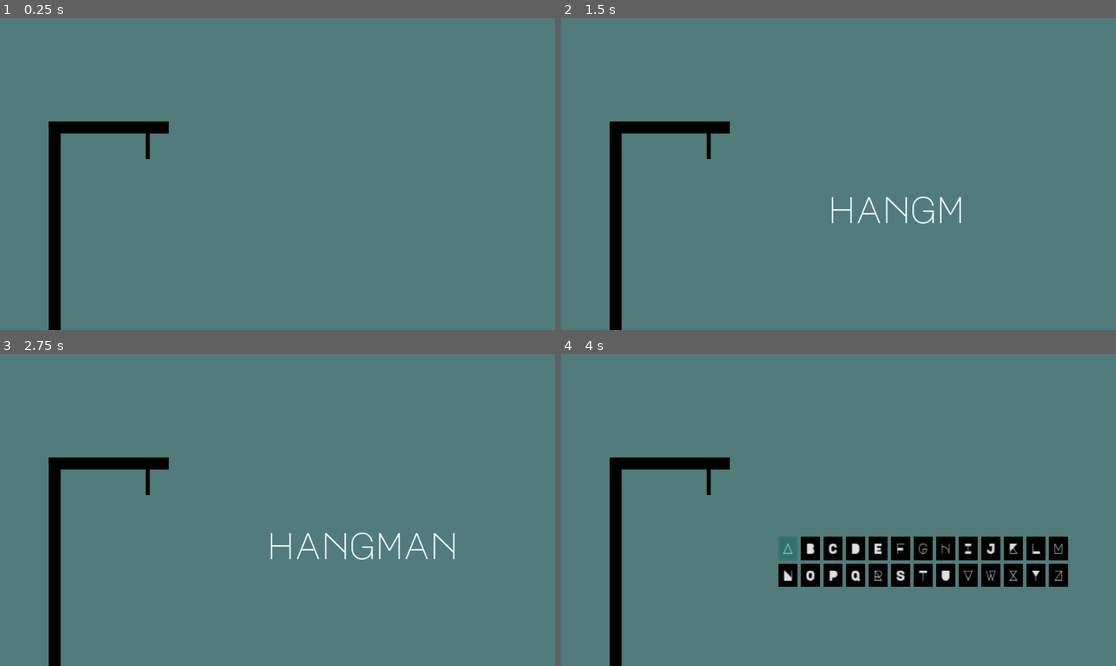
Above: before the commit, frames 1-4 (two rows, left to right).
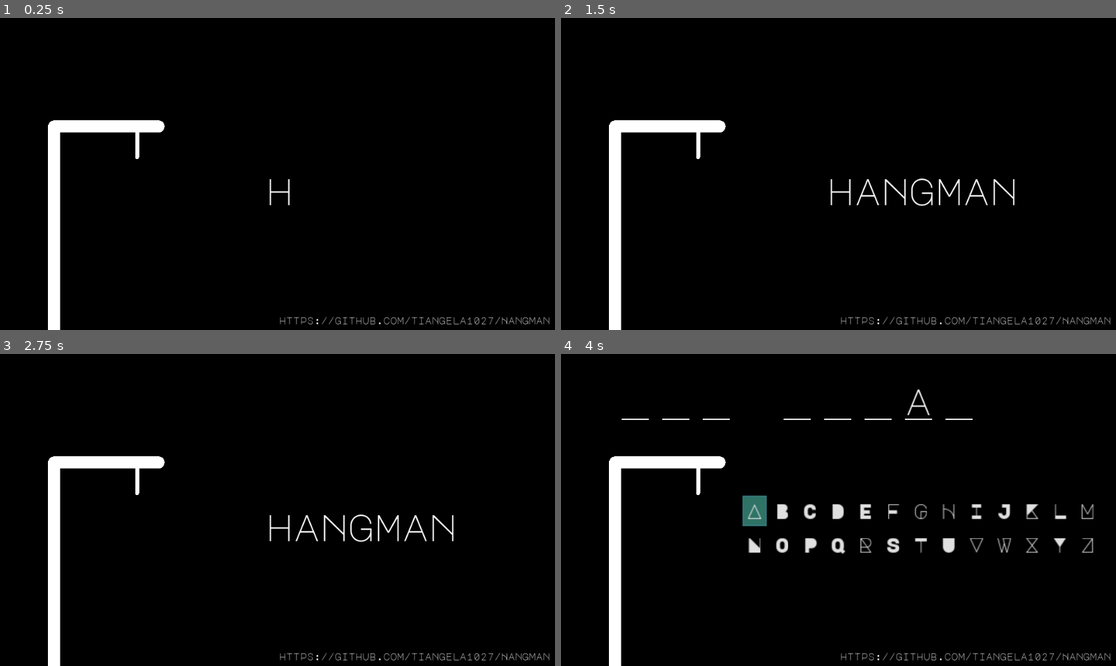
Above: after the commit, the same moments.

Repository: krosze/Hangman
Game: Godot game, scene res://scenes/main.tscn
Two runs of this game, one before a commit and one after it. Both use one fixed random seed, a clock stepped at 60 frames per second and the inputs below.
Inputs:
- Up to frame 1 (0.25 s): no input
- Up to frame 2 (1.5 s): no input
- Up to frame 3 (2.75 s): no input
- Up to frame 4 (4 s): tap Enter at 2.75 s; click "A" at 3.5 s

The runs differ from the first frame. In frame 1, 100% of the frame differs, in the area x 0-100%, y 0-100%; in frame 2, 100%; in frame 3, 100%; in frame 4, 95%.
Error before the commit: Parse Error: Variable "i" already defined in the scope (at line 46). (res://scenes/word.gd:48)

Commit message:
Updated version
- altered the appearance
- allowed for the input to be multiple words (ie. a phrase) with a character limit of 11 (including spaces)
- randomized an array of words so that gameplay is somewhat more exciting (refer to word.gd)

Diff:
--- a/scenes/game.tscn
+++ b/scenes/game.tscn
@@ -5,65 +5,85 @@
 [ext_resource path="res://scenes/menu.tscn" type="PackedScene" id=3]
 [ext_resource path="res://scenes/person.tscn" type="PackedScene" id=4]
 
-[node name="interactive" type="Node2D" index="0"]
+[node name="interactive" type="Node2D"]
 
 script = ExtResource( 1 )
 _sections_unfolded = [ "Material", "Pause", "Visibility" ]
 
 [node name="word" type="Node2D" parent="." index="0"]
 
-editor/display_folded = true
 script = ExtResource( 2 )
-input = "sweet"
+input = "godot is"
 
 [node name="start" type="Position2D" parent="word" index="0"]
 
-position = Vector2( 81.2945, 117.373 )
+position = Vector2( 104.633, 112.391 )
 
 [node name="alphabet" parent="." index="1" instance=ExtResource( 3 )]
 
 editor/display_folded = true
-margin_left = 376.0
-margin_top = 316.0
-margin_right = 736.0
-margin_bottom = 366.0
+margin_left = 314.0
+margin_top = 245.0
+margin_right = 726.0
+margin_bottom = 321.0
+
+[node name="VBoxContainer" parent="alphabet" index="0"]
+
+margin_bottom = 76.0
+
+[node name="VBoxContainer2" parent="alphabet" index="1"]
+
+margin_bottom = 76.0
+
+[node name="VBoxContainer3" parent="alphabet" index="2"]
+
+margin_bottom = 76.0
 
 [node name="Button" parent="alphabet/VBoxContainer3" index="0"]
 
 editor/display_folded = true
 
+[node name="VBoxContainer4" parent="alphabet" index="3"]
+
+margin_bottom = 76.0
+
+[node name="VBoxContainer5" parent="alphabet" index="4"]
+
+margin_bottom = 76.0
+
+[node name="VBoxContainer6" parent="alphabet" index="5"]
+
+margin_bottom = 76.0
+
+[node name="VBoxContainer7" parent="alphabet" index="6"]
+
+margin_bottom = 76.0
+
+[node name="VBoxContainer8" parent="alphabet" index="7"]
+
+margin_bottom = 76.0
+
+[node name="VBoxContainer9" parent="alphabet" index="8"]
+
+margin_bottom = 76.0
+
+[node name="VBoxContainer10" parent="alphabet" index="9"]
+
+margin_bottom = 76.0
+
+[node name="VBoxContainer11" parent="alphabet" index="10"]
+
+margin_bottom = 76.0
+
+[node name="VBoxContainer12" parent="alphabet" index="11"]
+
+margin_bottom = 76.0
+
+[node name="VBoxContainer13" parent="alphabet" index="12"]
+
+margin_bottom = 76.0
+
 [node name="hangman" parent="." index="2" instance=ExtResource( 4 )]
-
-[node name="torso" parent="hangman/person" index="0"]
-
-visible = false
-_sections_unfolded = [ "Visibility" ]
-
-[node name="left_arm" parent="hangman/person" index="1"]
-
-visible = false
-_sections_unfolded = [ "Visibility" ]
-
-[node name="right_leg" parent="hangman/person" index="2"]
-
-visible = false
-
-[node name="left_leg" parent="hangman/person" index="3"]
-
-visible = false
-
-[node name="right_arm" parent="hangman/person" index="4"]
-
-visible = false
-
-[node name="head" parent="hangman/person" index="5"]
-
-visible = false
-_sections_unfolded = [ "Visibility" ]
-
-[node name="head_pos" parent="hangman/person/head" index="0"]
-
-visible = false
 
 [connection signal="reset" from="." to="word" method="_on_game_reset"]
 
@@ -125,4 +145,3 @@
 
 
 [editable path="alphabet"]
-[editable path="hangman"]
--- a/scenes/main.tscn
+++ b/scenes/main.tscn
@@ -31,7 +31,23 @@
 "values": [ 0.0, 1.0 ]
 }
 
-[node name="ui" type="CanvasLayer"]
+[sub_resource type="DynamicFont" id=3]
+
+size = 60
+use_mipmaps = false
+use_filter = false
+font_data = ExtResource( 3 )
+_sections_unfolded = [ "Font", "Settings" ]
+
+[sub_resource type="DynamicFont" id=4]
+
+size = 16
+use_mipmaps = true
+use_filter = true
+font_data = ExtResource( 3 )
+_sections_unfolded = [ "Font", "Settings" ]
+
+[node name="ui" type="CanvasLayer" index="0"]
 
 layer = 0
 offset = Vector2( 0, 0 )
@@ -45,7 +61,7 @@
 
 polygon = PoolVector2Array( -1.84277, -4.75256, 959.831, -1.23639, 961.589, 542.012, -0.0846558, 543.771 )
 uv = PoolVector2Array(  )
-color = Color( 0.320435, 0.488281, 0.484347, 1 )
+color = Color( 0, 0, 0, 1 )
 vertex_colors = PoolColorArray(  )
 offset = Vector2( 0, 0 )
 antialiased = false
@@ -65,10 +81,10 @@
 anchor_top = 0.0
 anchor_right = 0.0
 anchor_bottom = 0.0
-margin_left = 350.0
-margin_top = 230.0
-margin_right = 903.0
-margin_bottom = 430.0
+margin_left = 348.0
+margin_top = 194.0
+margin_right = 901.0
+margin_bottom = 404.0
 rect_pivot_offset = Vector2( 0, 0 )
 rect_clip_content = false
 mouse_filter = 2
@@ -79,10 +95,10 @@
 text = "play again?"
 align = 1
 valign = 1
-percent_visible = 1.0
+percent_visible = 0.0
 lines_skipped = 0
 max_lines_visible = -1
-_sections_unfolded = [ "Pause", "Visibility", "custom_fonts" ]
+_sections_unfolded = [ "Mouse", "Pause", "Rect", "Visibility", "custom_fonts" ]
 
 [node name="anim" type="AnimationPlayer" parent="." index="3"]
 
@@ -91,7 +107,7 @@
 autoplay = ""
 playback_process_mode = 0
 playback_default_blend_time = 0.0
-playback_speed = 0.5
+playback_speed = 1.0
 anims/text_anim = SubResource( 2 )
 blend_times = [  ]
 _sections_unfolded = [ "Pause", "Playback Options" ]
@@ -112,26 +128,16 @@
 one_shot = true
 autostart = false
 
-[node name="restart" type="CanvasLayer" parent="." index="6"]
-
-pause_mode = 2
-layer = 1
-offset = Vector2( 0, 0 )
-rotation = 0.0
-scale = Vector2( 1, 1 )
-transform = Transform2D( 1, 0, 0, 1, 0, 0 )
-_sections_unfolded = [ "Pause" ]
-
-[node name="play_button" type="TextureButton" parent="restart" index="0"]
+[node name="play_button" type="Button" parent="." index="6"]
 
 anchor_left = 0.0
 anchor_top = 0.0
 anchor_right = 0.0
 anchor_bottom = 0.0
-margin_left = 376.0
-margin_top = 308.0
-margin_right = 880.0
-margin_bottom = 361.0
+margin_left = 361.0
+margin_top = 256.0
+margin_right = 890.0
+margin_bottom = 327.0
 rect_pivot_offset = Vector2( 0, 0 )
 rect_clip_content = false
 focus_mode = 2
@@ -139,17 +145,43 @@
 mouse_default_cursor_shape = 0
 size_flags_horizontal = 1
 size_flags_vertical = 1
-disabled = true
+custom_fonts/font = SubResource( 3 )
+custom_colors/font_color_hover = Color( 0.337875, 0.714844, 0.714844, 1 )
 toggle_mode = false
-action_mode = 0
 enabled_focus_mode = 2
 shortcut = null
 group = null
-_sections_unfolded = [ "Anchor", "Focus", "Margin", "Mouse", "Pause", "Textures", "Visibility" ]
+text = "play again?"
+flat = true
+align = 1
+_sections_unfolded = [ "Focus", "Mouse", "Visibility", "custom_colors", "custom_fonts" ]
+
+[node name="Label" type="Label" parent="." index="7"]
+
+anchor_left = 0.0
+anchor_top = 0.0
+anchor_right = 0.0
+anchor_bottom = 0.0
+margin_left = 483.0
+margin_top = 515.0
+margin_right = 951.0
+margin_bottom = 532.0
+rect_pivot_offset = Vector2( 0, 0 )
+rect_clip_content = false
+mouse_filter = 2
+mouse_default_cursor_shape = 0
+size_flags_horizontal = 1
+size_flags_vertical = 4
+custom_fonts/font = SubResource( 4 )
+text = "https://github.com/tiangela1027/Hangman"
+percent_visible = 1.0
+lines_skipped = 0
+max_lines_visible = -1
+_sections_unfolded = [ "custom_fonts" ]
+
+[connection signal="start_over" from="." to="game" method="_on_ui_start_over"]
 
 [connection signal="start_over" from="." to="game" method="_on_game_reset"]
-
-[connection signal="start_over" from="." to="game" method="_on_ui_start_over"]
 
 [connection signal="game_over" from="game" to="." method="_on_interactive_game_over"]
 
@@ -159,4 +191,4 @@
 
 [connection signal="timeout" from="end_timer" to="." method="_on_end_timer_timeout"]
 
-[connection signal="button_down" from="restart/play_button" to="." method="_on_play_button_down"]
+[connection signal="pressed" from="play_button" to="." method="_on_play_button_down"]
--- a/scenes/menu.tscn
+++ b/scenes/menu.tscn
@@ -6,7 +6,7 @@
 
 [sub_resource type="DynamicFont" id=1]
 
-size = 16
+size = 24
 use_mipmaps = true
 use_filter = true
 font_data = ExtResource( 1 )
@@ -23,8 +23,8 @@
 anchor_top = 0.0
 anchor_right = 0.0
 anchor_bottom = 0.0
-margin_right = 360.0
-margin_bottom = 50.0
+margin_right = 412.0
+margin_bottom = 74.0
 rect_scale = Vector2( 1.5, 1.5 )
 rect_pivot_offset = Vector2( 0, 0 )
 rect_clip_content = false
@@ -45,8 +45,8 @@
 anchor_top = 0.0
 anchor_right = 0.0
 anchor_bottom = 0.0
-margin_right = 22.0
-margin_bottom = 58.0
+margin_right = 28.0
+margin_bottom = 74.0
 rect_pivot_offset = Vector2( 0, 0 )
 rect_clip_content = false
 mouse_filter = 1
@@ -61,8 +61,8 @@
 anchor_top = 0.0
 anchor_right = 0.0
 anchor_bottom = 0.0
-margin_right = 22.0
-margin_bottom = 27.0
+margin_right = 28.0
+margin_bottom = 35.0
 rect_pivot_offset = Vector2( 0, 0 )
 rect_clip_content = false
 focus_mode = 2
@@ -87,9 +87,9 @@
 anchor_top = 0.0
 anchor_right = 0.0
 anchor_bottom = 0.0
-margin_top = 31.0
-margin_right = 22.0
-margin_bottom = 58.0
+margin_top = 39.0
+margin_right = 28.0
+margin_bottom = 74.0
 rect_pivot_offset = Vector2( 0, 0 )
 rect_clip_content = false
 focus_mode = 2
@@ -114,9 +114,9 @@
 anchor_top = 0.0
 anchor_right = 0.0
 anchor_bottom = 0.0
-margin_left = 26.0
-margin_right = 48.0
-margin_bottom = 58.0
+margin_left = 32.0
+margin_right = 60.0
+margin_bottom = 74.0
 rect_pivot_offset = Vector2( 0, 0 )
 rect_clip_content = false
 mouse_filter = 1
@@ -131,8 +131,8 @@
 anchor_top = 0.0
 anchor_right = 0.0
 anchor_bottom = 0.0
-margin_right = 22.0
-margin_bottom = 27.0
+margin_right = 28.0
+margin_bottom = 35.0
 rect_pivot_offset = Vector2( 0, 0 )
 rect_clip_content = false
 focus_mode = 2
@@ -157,9 +157,9 @@
 anchor_top = 0.0
 anchor_right = 0.0
 anchor_bottom = 0.0
-margin_top = 31.0
-margin_right = 22.0
-margin_bottom = 58.0
+margin_top = 39.0
+margin_right = 28.0
+margin_bottom = 74.0
 rect_pivot_offset = Vector2( 0, 0 )
 rect_clip_content = false
 focus_mode = 2
@@ -184,9 +184,9 @@
 anchor_top = 0.0
 anchor_right = 0.0
 anchor_bottom = 0.0
-margin_left = 52.0
-margin_right = 74.0
-margin_bottom = 58.0
+margin_left = 64.0
+margin_right = 92.0
+margin_bottom = 74.0
 rect_pivot_offset = Vector2( 0, 0 )
 rect_clip_content = false
 mouse_filter = 1
@@ -201,8 +201,8 @@
 anchor_top = 0.0
 anchor_right = 0.0
 anchor_bottom = 0.0
-margin_right = 22.0
-margin_bottom = 27.0
+margin_right = 28.0
+margin_bottom = 35.0
 rect_pivot_offset = Vector2( 0, 0 )
 rect_clip_content = false
 focus_mode = 2
@@ -227,9 +227,9 @@
 anchor_top = 0.0
 anchor_right = 0.0
 anchor_bottom = 0.0
-margin_top = 31.0
-margin_right = 22.0
-margin_bottom = 58.0
+margin_top = 39.0
+margin_right = 28.0
+margin_bottom = 74.0
 rect_pivot_offset = Vector2( 0, 0 )
 rect_clip_content = false
 focus_mode = 2
@@ -254,9 +254,9 @@
 anchor_top = 0.0
 anchor_right = 0.0
 anchor_bottom = 0.0
-margin_left = 78.0
-margin_right = 100.0
-margin_bottom = 58.0
+margin_left = 96.0
+margin_right = 124.0
+margin_bottom = 74.0
 rect_pivot_offset = Vector2( 0, 0 )
 rect_clip_content = false
 mouse_filter = 1
@@ -271,8 +271,8 @@
 anchor_top = 0.0
 anchor_right = 0.0
 anchor_bottom = 0.0
-margin_right = 22.0
-margin_bottom = 27.0
+margin_right = 28.0
+margin_bottom = 35.0
 rect_pivot_offset = Vector2( 0, 0 )
 rect_clip_content = false
 focus_mode = 2
@@ -297,9 +297,9 @@
 anchor_top = 0.0
 anchor_right = 0.0
 anchor_bottom = 0.0
-margin_top = 31.0
-margin_right = 22.0
-margin_bottom = 58.0
+margin_top = 39.0
+margin_right = 28.0
+margin_bottom = 74.0
 rect_pivot_offset = Vector2( 0, 0 )
 rect_clip_content = false
 focus_mode = 2
@@ -324,9 +324,9 @@
 anchor_top = 0.0
 anchor_right = 0.0
 anchor_bottom = 0.0
-margin_left = 104.0
-margin_right = 126.0
-margin_bottom = 58.0
+margin_left = 128.0
+margin_right = 156.0
+margin_bottom = 74.0
 rect_pivot_offset = Vector2( 0, 0 )
 rect_clip_content = false
 mouse_filter = 1
@@ -341,8 +341,8 @@
 anchor_top = 0.0
 anchor_right = 0.0
 anchor_bottom = 0.0
-margin_right = 22.0
-margin_bottom = 27.0
+margin_right = 28.0
+margin_bottom = 35.0
 rect_pivot_offset = Vector2( 0, 0 )
 rect_clip_content = false
 focus_mode = 2
@@ -367,9 +367,9 @@
 anchor_top = 0.0
 anchor_right = 0.0
 anchor_bottom = 0.0
-margin_top = 31.0
-margin_right = 22.0
-margin_bottom = 58.0
+margin_top = 39.0
+margin_right = 28.0
+margin_bottom = 74.0
 rect_pivot_offset = Vector2( 0, 0 )
 rect_clip_content = false
 focus_mode = 2
@@ -394,9 +394,9 @@
 anchor_top = 0.0
 anchor_right = 0.0
 anchor_bottom = 0.0
-margin_left = 130.0
-margin_right = 152.0
-margin_bottom = 58.0
+margin_left = 160.0
+margin_right = 188.0
+margin_bottom = 74.0
 rect_pivot_offset = Vector2( 0, 0 )
 rect_clip_content = false
 mouse_filter = 1
@@ -411,8 +411,8 @@
 anchor_top = 0.0
 anchor_right = 0.0
 anchor_bottom = 0.0
-margin_right = 22.0
-margin_bottom = 27.0
+margin_right = 28.0
+margin_bottom = 35.0
 rect_pivot_offset = Vector2( 0, 0 )
 rect_clip_content = false
 focus_mode = 2
@@ -437,9 +437,9 @@
 anchor_top = 0.0
 anchor_right = 0.0
 anchor_bottom = 0.0
-margin_top = 31.0
-margin_right = 22.0
-margin_bottom = 58.0
+margin_top = 39.0
+margin_right = 28.0
+margin_bottom = 74.0
 rect_pivot_offset = Vector2( 0, 0 )
 rect_clip_content = false
 focus_mode = 2
@@ -464,9 +464,9 @@
 anchor_top = 0.0
 anchor_right = 0.0
 anchor_bottom = 0.0
-margin_left = 156.0
-margin_right = 178.0
-margin_bottom = 58.0
+margin_left = 192.0
+margin_right = 220.0
+margin_bottom = 74.0
 rect_pivot_offset = Vector2( 0, 0 )
 rect_clip_content = false
 mouse_filter = 1
@@ -481,8 +481,8 @@
 anchor_top = 0.0
 anchor_right = 0.0
 anchor_bottom = 0.0
-margin_right = 22.0
-margin_bottom = 27.0
+margin_right = 28.0
+margin_bottom = 35.0
 rect_pivot_offset = Vector2( 0, 0 )
 rect_clip_content = false
 focus_mode = 2
@@ -507,9 +507,9 @@
 anchor_top = 0.0
 anchor_right = 0.0
 anchor_bottom = 0.0
-margin_top = 31.0
-margin_right = 22.0
-margin_bottom = 58.0
+margin_top = 39.0
+margin_right = 28.0
+margin_bottom = 74.0
 rect_pivot_offset = Vector2( 0, 0 )
 rect_clip_content = false
 focus_mode = 2
@@ -534,9 +534,9 @@
 anchor_top = 0.0
 anchor_right = 0.0
 anchor_bottom = 0.0
-margin_left = 182.0
-margin_right = 204.0
-margin_bottom = 58.0
+margin_left = 224.0
+margin_right = 252.0
+margin_bottom = 74.0
 rect_pivot_offset = Vector2( 0, 0 )
 rect_clip_content = false
 mouse_filter = 1
@@ -551,8 +551,8 @@
 anchor_top = 0.0
 anchor_right = 0.0
 anchor_bottom = 0.0
-margin_right = 22.0
-margin_bottom = 27.0
+margin_right = 28.0
+margin_bottom = 35.0
 rect_pivot_offset = Vector2( 0, 0 )
 rect_clip_content = false
 focus_mode = 2
@@ -577,9 +577,9 @@
 anchor_top = 0.0
 anchor_right = 0.0
 anchor_bottom = 0.0
-margin_top = 31.0
-margin_right = 22.0
-margin_bottom = 58.0
+margin_top = 39.0
+margin_right = 28.0
+margin_bottom = 74.0
 rect_pivot_offset = Vector2( 0, 0 )
 rect_clip_content = false
 focus_mode = 2
@@ -604,9 +604,9 @@
 anchor_top = 0.0
 anchor_right = 0.0
 anchor_bottom = 0.0
-margin_left = 208.0
-margin_right = 230.0
-margin_bottom = 58.0
+margin_left = 256.0
+margin_right = 284.0
+margin_bottom = 74.0
 rect_pivot_offset = Vector2( 0, 0 )
 rect_clip_content = false
 mouse_filter = 1
@@ -621,8 +621,8 @@
 anchor_top = 0.0
 anchor_right = 0.0
 anchor_bottom = 0.0
-margin_right = 22.0
-margin_bottom = 27.0
+margin_right = 28.0
+margin_bottom = 35.0
 rect_pivot_offset = Vector2( 0, 0 )
 rect_clip_content = false
 focus_mode = 2
@@ -647,9 +647,9 @@
 anchor_top = 0.0
 anchor_right = 0.0
 anchor_bottom = 0.0
-margin_top = 31.0
-margin_right = 22.0
-margin_bottom = 58.0
+margin_top = 39.0
+margin_right = 28.0
+margin_bottom = 74.0
 rect_pivot_offset = Vector2( 0, 0 )
 rect_clip_content = false
 focus_mode = 2
@@ -674,9 +674,9 @@
 anchor_top = 0.0
 anchor_right = 0.0
 anchor_bottom = 0.0
-margin_left = 234.0
-margin_right = 256.0
-margin_bottom = 58.0
+margin_left = 288.0
+margin_right = 316.0
+margin_bottom = 74.0
 rect_pivot_offset = Vector2( 0, 0 )
 rect_clip_content = false
 mouse_filter = 1
@@ -691,8 +691,8 @@
 anchor_top = 0.0
 anchor_right = 0.0
 anchor_bottom = 0.0
-margin_right = 22.0
-margin_bottom = 27.0
+margin_right = 28.0
+margin_bottom = 35.0
 rect_pivot_offset = Vector2( 0, 0 )
 rect_clip_content = false
 focus_mode = 2
@@ -717,9 +717,9 @@
 anchor_top = 0.0
 anchor_right = 0.0
 anchor_bottom = 0.0
-margin_top = 31.0
-margin_right = 22.0
-margin_bottom = 58.0
+margin_top = 39.0
+margin_right = 28.0
+margin_bottom = 74.0
 rect_pivot_offset = Vector2( 0, 0 )
 rect_clip_content = false
 focus_mode = 2
@@ -744,9 +744,9 @@
 anchor_top = 0.0
 anchor_right = 0.0
 anchor_bottom = 0.0
-margin_left = 260.0
-margin_right = 282.0
-margin_bottom = 58.0
+margin_left = 320.0
+margin_right = 348.0
+margin_bottom = 74.0
 rect_pivot_offset = Vector2( 0, 0 )
 rect_clip_content = false
 mouse_filter = 1
@@ -761,8 +761,8 @@
 anchor_top = 0.0
 anchor_right = 0.0
 anchor_bottom = 0.0
-margin_right = 22.0
-margin_bottom = 27.0
+margin_right = 28.0
+margin_bottom = 35.0
 rect_pivot_offset = Vector2( 0, 0 )
 rect_clip_content = false
 focus_mode = 2
@@ -787,9 +787,9 @@
 anchor_top = 0.0
 anchor_right = 0.0
 anchor_bottom = 0.0
-margin_top = 31.0
-margin_right = 22.0
-margin_bottom = 58.0
+margin_top = 39.0
+margin_right = 28.0
+margin_bottom = 74.0
 rect_pivot_offset = Vector2( 0, 0 )
 rect_clip_content = false
 focus_mode = 2
@@ -814,9 +814,9 @@
 anchor_top = 0.0
 anchor_right = 0.0
 anchor_bottom = 0.0
-margin_left = 286.0
-margin_right = 308.0
-margin_bottom = 58.0
+margin_left = 352.0
+margin_right = 380.0
+margin_bottom = 74.0
 rect_pivot_offset = Vector2( 0, 0 )
 rect_clip_content = false
 mouse_filter = 1
@@ -831,8 +831,8 @@
 anchor_top = 0.0
 anchor_right = 0.0
 anchor_bottom = 0.0
-margin_right = 22.0
-margin_bottom = 27.0
+margin_right = 28.0
+margin_bottom = 35.0
 rect_pivot_offset = Vector2( 0, 0 )
 rect_clip_content = false
 focus_mode = 2
@@ -857,9 +857,9 @@
 anchor_top = 0.0
 anchor_right = 0.0
 anchor_bottom = 0.0
-margin_top = 31.0
-margin_right = 22.0
-margin_bottom = 58.0
+margin_top = 39.0
+margin_right = 28.0
+margin_bottom = 74.0
 rect_pivot_offset = Vector2( 0, 0 )
 rect_clip_content = false
 focus_mode = 2
@@ -884,9 +884,9 @@
 anchor_top = 0.0
 anchor_right = 0.0
 anchor_bottom = 0.0
-margin_left = 312.0
-margin_right = 334.0
-margin_bottom = 58.0
+margin_left = 384.0
+margin_right = 412.0
+margin_bottom = 74.0
 rect_pivot_offset = Vector2( 0, 0 )
 rect_clip_content = false
 mouse_filter = 1
@@ -901,8 +901,8 @@
 anchor_top = 0.0
 anchor_right = 0.0
 anchor_bottom = 0.0
-margin_right = 22.0
-margin_bottom = 27.0
+margin_right = 28.0
+margin_bottom = 35.0
 rect_pivot_offset = Vector2( 0, 0 )
 rect_clip_content = false
 focus_mode = 2
@@ -927,9 +927,9 @@
 anchor_top = 0.0
 anchor_right = 0.0
 anchor_bottom = 0.0
-margin_top = 31.0
-margin_right = 22.0
-margin_bottom = 58.0
+margin_top = 39.0
+margin_right = 28.0
+margin_bottom = 74.0
 rect_pivot_offset = Vector2( 0, 0 )
 rect_clip_content = false
 focus_mode = 2
--- a/scenes/person.tscn
+++ b/scenes/person.tscn
@@ -4,66 +4,110 @@
 
 [node name="hangman" type="Node2D"]
 
-position = Vector2( 94.6377, 536.622 )
+position = Vector2( 94.1858, 534.815 )
 scale = Vector2( 3.5, 3.5 )
 _sections_unfolded = [ "Transform" ]
+
+[node name="pole" type="Line2D" parent="." index="0"]
+
+scale = Vector2( 2, 2 )
+points = PoolVector2Array( -0.0647812, 0.688751, -0.109631, -49.5846, 25.7306, -49.5846 )
+width = 3.0
+default_color = Color( 1, 1, 1, 1 )
+texture_mode = 72
+joint_mode = 2
+end_cap_mode = 2
+sharp_limit = 2.0
+round_precision = 8
+_sections_unfolded = [ "Border", "Capping", "Transform" ]
 __meta__ = {
 "_edit_group_": true
 }
 
-[node name="person" type="Node2D" parent="." index="0"]
+[node name="rope" type="Line2D" parent="pole" index="0"]
 
+scale = Vector2( 0.5, 0.5 )
+points = PoolVector2Array( 40.8153, -97.0246, 40.8153, -84.0234 )
+width = 2.0
+default_color = Color( 1, 1, 1, 1 )
+texture_mode = 1209988752
+end_cap_mode = 2
+sharp_limit = 2.0
+round_precision = 8
+_sections_unfolded = [ "Capping" ]
+
+[node name="person" type="Node2D" parent="." index="1"]
+
+position = Vector2( -5.11279, -0.989868 )
 __meta__ = {
 "_edit_group_": true
 }
 
 [node name="torso" type="Line2D" parent="person" index="0"]
 
+visible = false
 points = PoolVector2Array( 45.7694, -63.8564, 45.7694, -29.81 )
 width = 2.0
 default_color = Color( 1, 1, 1, 1 )
 texture_mode = 72
+joint_mode = 2
+begin_cap_mode = 2
+end_cap_mode = 2
 sharp_limit = 2.0
 round_precision = 8
+_sections_unfolded = [ "Border", "Capping" ]
 
 [node name="left_arm" type="Line2D" parent="person" index="1"]
 
+visible = false
 points = PoolVector2Array( 45.7653, -58.7338, 60.4712, -49.1545 )
 width = 2.0
 default_color = Color( 1, 1, 1, 1 )
 texture_mode = 72
+end_cap_mode = 2
 sharp_limit = 2.0
 round_precision = 8
+_sections_unfolded = [ "Capping" ]
 
 [node name="right_leg" type="Line2D" parent="person" index="2"]
 
+visible = false
 points = PoolVector2Array( 45.7653, -30.024, 32.3119, -14.9062 )
 width = 2.0
 default_color = Color( 1, 1, 1, 1 )
 texture_mode = 72
+end_cap_mode = 2
 sharp_limit = 2.0
 round_precision = 8
+_sections_unfolded = [ "Capping" ]
 
 [node name="left_leg" type="Line2D" parent="person" index="3"]
 
+visible = false
 points = PoolVector2Array( 45.6266, -30.1627, 58.6639, -15.3223 )
 width = 2.0
 default_color = Color( 1, 1, 1, 1 )
 texture_mode = 72
+end_cap_mode = 2
 sharp_limit = 2.0
 round_precision = 8
+_sections_unfolded = [ "Capping" ]
 
 [node name="right_arm" type="Line2D" parent="person" index="4"]
 
+visible = false
 points = PoolVector2Array( 45.3825, -58.4399, 29.9069, -48.7676 )
 width = 2.0
 default_color = Color( 1, 1, 1, 1 )
 texture_mode = 72
+end_cap_mode = 2
 sharp_limit = 2.0
 round_precision = 8
+_sections_unfolded = [ "Capping" ]
 
 [node name="head" type="Node2D" parent="person" index="5"]
 
+visible = false
 position = Vector2( 45.7783, -72.4277 )
 scale = Vector2( 0.340955, 0.344121 )
 script = ExtResource( 1 )
@@ -73,27 +117,3 @@
 position = Vector2( 0.5, -3.13994 )
 scale = Vector2( 2.93294, 2.90596 )
 _sections_unfolded = [ "Transform" ]
-
-[node name="pole" type="Line2D" parent="." index="1"]
-
-scale = Vector2( 2, 2 )
-points = PoolVector2Array( -0.0647812, 0.688751, -0.0104828, -49.5685, 28.196, -49.5784 )
-width = 3.0
-default_color = Color( 0, 0, 0, 1 )
-texture_mode = 72
-sharp_limit = 2.0
-round_precision = 8
-_sections_unfolded = [ "Transform" ]
-__meta__ = {
-"_edit_group_": true
-}
-
-[node name="rope" type="Line2D" parent="pole" index="0"]
-
-scale = Vector2( 0.5, 0.5 )
-points = PoolVector2Array( 45.8582, -96.996, 45.8582, -83.7311 )
-width = 2.0
-default_color = Color( 0, 0, 0, 1 )
-texture_mode = 1209988752
-sharp_limit = 2.0
-round_precision = 8
--- a/scenes/space.tscn
+++ b/scenes/space.tscn
@@ -20,6 +20,7 @@
 texture_mode = 1209988752
 sharp_limit = 2.0
 round_precision = 8
+_sections_unfolded = [ "Visibility" ]
 
 [node name="text" type="Label" parent="." index="1"]
 
@@ -40,4 +41,4 @@
 percent_visible = 1.0
 lines_skipped = 0
 max_lines_visible = -1
-_sections_unfolded = [ "custom_fonts" ]
+_sections_unfolded = [ "Visibility", "custom_fonts" ]
--- a/scenes/word.gd
+++ b/scenes/word.gd
@@ -1,69 +1,83 @@
 extends Node2D
 
-# class member variables go here, for example:
-# var a = 2
-# var b = "textvar"
 export (String) var input
 var line = preload("res://scenes/space.tscn")
+
 var arr_labels = []
 var alpha = []
+var words = ["i am happy", "devilman", "bubble tea", "noodles", "danganronpa", "apple pie", "zetsubou", "godot", "ice cream", "lostboycrow"]
+
 var length
 var temp
-var counter
 
 signal notthere
 signal goodjob
 
 func _ready():
-	# Called when the node is added to the scene for the first time.
-	# Initialization here
-	var pos = $start.position
-	length = input.length()
-	temp = str(input)
+	randomize()
+
+	#temp = str(input)
+	temp = words[randi() % words.size()]
 	alpha.clear()
 	arr_labels.clear()
 
-	for i in input:
-		alpha.append(i)
+	temp = temp.replace(" ", "/")
 
-	counter = 0
+	initialize()
 
-	for i in range(length):
+	temp = temp.replace("/", "")
+	length = temp.length()
+
+
+func initialize():
+	var pos = $start.position
+	var counter = 0
+
+	for i in temp:
 		var space = line.instance()
 		space.position = pos
-		space.translate(Vector2(70 * i, 0))
+		space.translate(Vector2(70 * counter, 0))
 		var lab = space.get_node("text")
-		arr_labels.append(lab)
+		if i != "/":
+			arr_labels.append(lab)
+		elif i == "/":
+			var temp_line = space.get_node("line")
+			temp_line.hide()
+
 		add_child(space)
+		counter = counter + 1
+
 
 func not_there():
 	emit_signal("notthere")
 
+
 func handle_string(s):
+	var pos = temp.find(s)
+
+	if pos != -1:
+		for i in range(pos, length):
+			if temp.substr(i, 1) == s:
+				arr_labels[i].text = s
+		temp = temp.replace(s, "/")
+		alpha.append(s)
+	elif alpha.find(s) != -1:
+		pass
+	else:
+		emit_signal("notthere")
+
+	win()
+
+
+func win():
 	var slash_counter = 0
-	var char_not_there = 0
-
-	for i in range(length):
-		if temp.substr(i, 1) == s:
-			for i in range(length):
-				if temp.substr(i, 1) == s:
-					arr_labels[i].text = s
-			counter = counter + 1
-			temp = temp.replace(s, "/")
-			alpha.append(s)
-		elif alpha.find(s) != -1:
-			pass
-		else:
-			char_not_there = char_not_there + 1
-			if char_not_there == length:
-				emit_signal("notthere")
-
 	for i in temp:
 		if i == "/":
 			slash_counter = slash_counter + 1
 	if slash_counter == length:
 		emit_signal("goodjob")
 
+
 func _on_game_reset():
 	for i in range(arr_labels.size()):
 		arr_labels[i].text = ""
--- a/scripts/main.gd
+++ b/scripts/main.gd
@@ -11,7 +11,7 @@
 	# Called when the node is added to the scene for the first time.
 	# Initialization here
 	start = true
-	$restart/play_button.hide()
+	$play_button.hide()
 	$game/word.hide()
 	_on_game_start()
 
@@ -30,7 +30,7 @@
 
 func _on_game_start():
 	if start == true:
-		$restart/play_button.disabled = true
+		$play_button.disabled = true
 		$game/alphabet.hide()
 		$label.text = "hangman"
 		$start_timer.start()
@@ -46,11 +46,8 @@
 
 func _on_end_timer_timeout():
 	$label.percent_visible = 0
-	$restart/play_button.show()
-	$restart/play_button.disabled = false
-	$label.text = "play again?"
-	$anim.play("text_anim")
-
+	$play_button.disabled = false
+	$play_button.show()
 
 func _on_game_win():
 	$game/alphabet.hide()
Not shown: 1 places in scenes/main.tscn that only renumber resources
